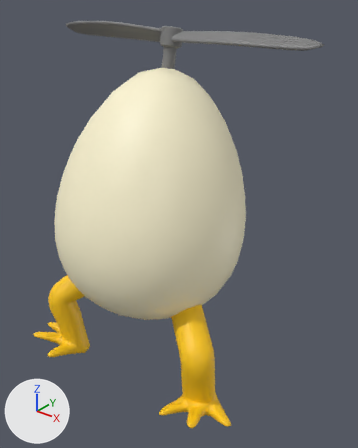
What one commit did to the FBX model Assets/Models/The_Egg_mesh_rig_001.fbx.
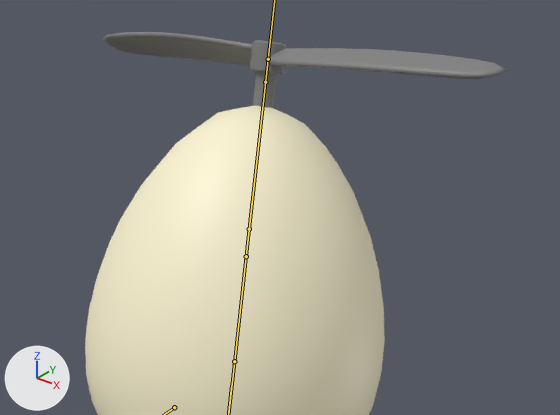
Old and new are each drawn whole from a 50 mm lens placed at (5.32, -5.8, 7.44), pointed at (0.44, 0.31, 3.65) and again close up on the part from 0% to 100% of the width and 0% to 59% of the height. Every picture has the same lights, and +X, +Y and +Z are marked at lower left. Both versions are drawn at frame 1 of the action 'egg_in_air.001'; the numbers are the values there. The bones that bend it are drawn over the model as lines in the close-ups.

The first close-up shows 'the_egg_mesh.001'.
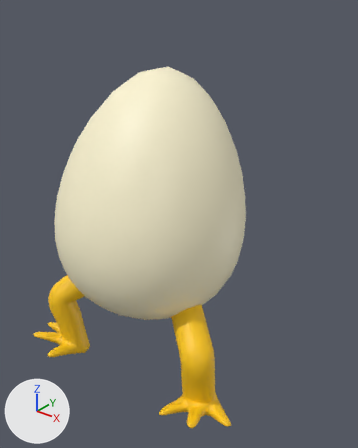
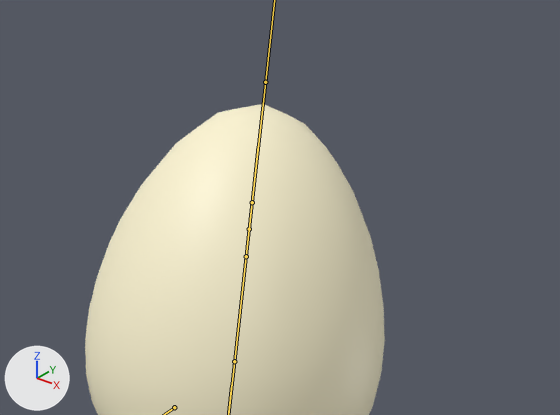
The edits, one by one:
Bone 'egg_propeller_DEF.001' (bone_egg_propeller_def_001) is rescaled from (1.0, 1.0, 1.0) to (0.29, 0.29, 0.29).

Where the change shows, as pixel boxes [x1, y1, x2, y2] in the close-ups (560 x 415 px):
'the_egg_mesh.001', posed: before [85, 32, 508, 415]; after [85, 104, 385, 415]
bone 'egg_propeller_DEF.001', root to tip: before (246, 256) to (268, 59); after (246, 256) to (252, 202)
